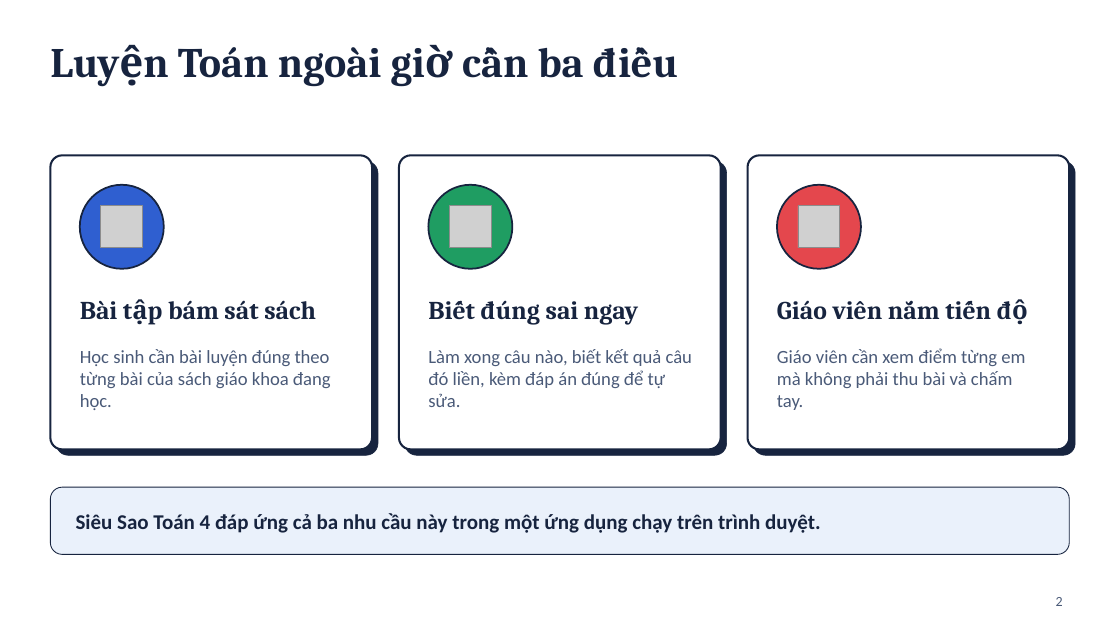
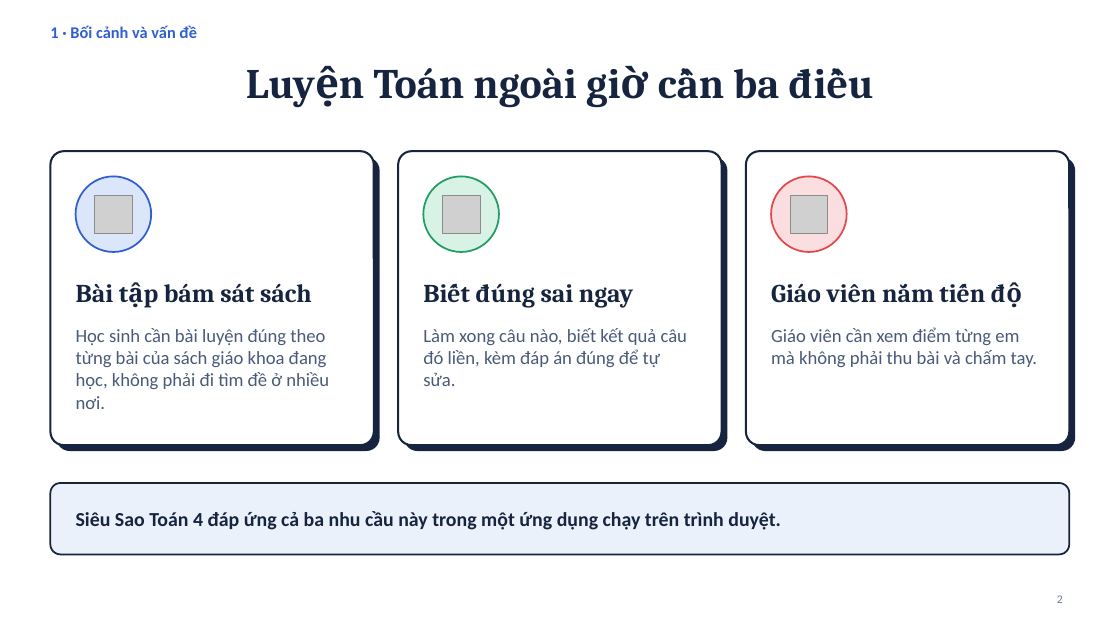
Before and after one commit to Thi2904/tro-ly-toan-4, a slide deck: slide 2 of Gioi-thieu-Sieu-Sao-Toan-4.pptx. Drawn at 1120x630 pixels with LibreOffice and Linux fonts; fonts in the diff are those of the drawing; grey boxes stand for pictures; background and template pictures are left out. Boxes give left, top, right and bottom in pixels: in the first picture for what was removed or moved away, otherwise in the second. Text is boxed around its words. In the diff, an @@ line names an element or a change of style, - is before the commit and + after.

```diff
--- a/Gioi-thieu-Sieu-Sao-Toan-4.pptx
+++ b/Gioi-thieu-Sieu-Sao-Toan-4.pptx
@@ text added at <box>50,25,197,38</box>, 14 pt, text #2F5FD0, bold @@
+1 · Bối cảnh và vấn đề
@@ title "Luyện Toán ngoài giờ cần ...": place and size @@
-title "Luyện Toán ngoài giờ cần ..." at <box>178,47,584,87</box>
+title "Luyện Toán ngoài giờ cần ..." at <box>374,68,779,108</box>
@@ title "Luyện Toán ngoài giờ cần ..." at <box>374,68,779,108</box>: alignment left to centre; vertical alignment top to middle @@
@@ ellipse: place and size @@
-ellipse at <box>80,185,164,269</box>
+ellipse at <box>76,176,151,252</box>
@@ ellipse at <box>76,176,151,252</box>: fill #2F5FD0 to #DCE6FA; outline #17243F 1.5 pt to #2F5FD0 1.5 pt @@
@@ ellipse: place and size @@
-ellipse at <box>429,185,513,269</box>
+ellipse at <box>423,176,499,252</box>
@@ ellipse at <box>423,176,499,252</box>: fill #1F9D62 to #D9F2E6; outline #17243F 1.5 pt to #1F9D62 1.5 pt @@
@@ proportions changed in 3 elements at <box>398,151,722,445</box>, <box>50,151,374,445</box>, <box>746,151,1070,445</box> @@
@@ 6 rounded rectangles: place and size @@
-6 rounded rectangles at <box>50,155,1075,455</box>
+6 rounded rectangles at <box>50,151,1075,451</box>
@@ outline #17243F 0.5 pt to none; proportions changed in 3 elements at <box>404,157,728,451</box>, <box>56,157,380,451</box>, <box>752,157,1075,451</box> @@
@@ ellipse: place and size @@
-ellipse at <box>777,185,861,269</box>
+ellipse at <box>771,176,847,252</box>
@@ ellipse at <box>771,176,847,252</box>: fill #E4474D to #FBDEDF; outline #17243F 1.5 pt to #E4474D 1.5 pt @@
@@ picture: place and size @@
-picture at <box>101,206,143,248</box>
+picture at <box>94,196,132,234</box>
@@ picture: place and size @@
-picture at <box>450,206,492,248</box>
+picture at <box>442,196,480,234</box>
@@ picture: place and size @@
-picture at <box>798,206,840,248</box>
+picture at <box>790,196,828,234</box>
@@ text "Bài tập bám sát sách": place and size @@
-text "Bài tập bám sát sách" at <box>80,300,316,320</box>
+text "Bài tập bám sát sách" at <box>76,283,312,303</box>
@@ text "Biết đúng sai ngay": place and size @@
-text "Biết đúng sai ngay" at <box>481,300,638,325</box>
+text "Biết đúng sai ngay" at <box>476,283,633,308</box>
@@ text "Giáo viên nắm tiến độ": place and size @@
-text "Giáo viên nắm tiến độ" at <box>777,299,1028,324</box>
+text "Giáo viên nắm tiến độ" at <box>771,282,1022,307</box>
@@ text at <box>76,328,329,409</box>: text changed @@
-Học sinh cần bài luyện đúng theo từng bài của sách giáo khoa đang học.
+Học sinh cần bài luyện đúng theo từng bài của sách giáo khoa đang học, không phải đi tìm đề ở nhiều nơi.
@@ text "Làm xong câu nào, biết ...": place and size @@
-text "Làm xong câu nào, biết ..." at <box>428,349,692,407</box>
+text "Làm xong câu nào, biết ..." at <box>423,328,687,386</box>
@@ text "Giáo viên cần xem điểm ..." rewrapped from <box>777,348,1025,410</box> to <box>771,327,1037,367</box> @@
@@ rounded rectangle: place and size @@
-rounded rectangle at <box>50,487,1070,555</box>
+rounded rectangle at <box>50,483,1070,555</box>
@@ rounded rectangle at <box>50,483,1070,555</box>: outline #17243F 0.75 pt to #17243F 1.5 pt; proportions changed @@
@@ text "Siêu Sao Toán 4 đáp ..." at <box>76,511,781,530</box>: size 18 to 17 pt @@
@@ page number at <box>1057,595,1063,603</box>: size 12 to 10 pt, text colour #4A5A78 to #6B7894 @@
```
Also in this commit, not shown: 9 other slides changed, 5 slides added, 12 slides removed, 2 other files.
